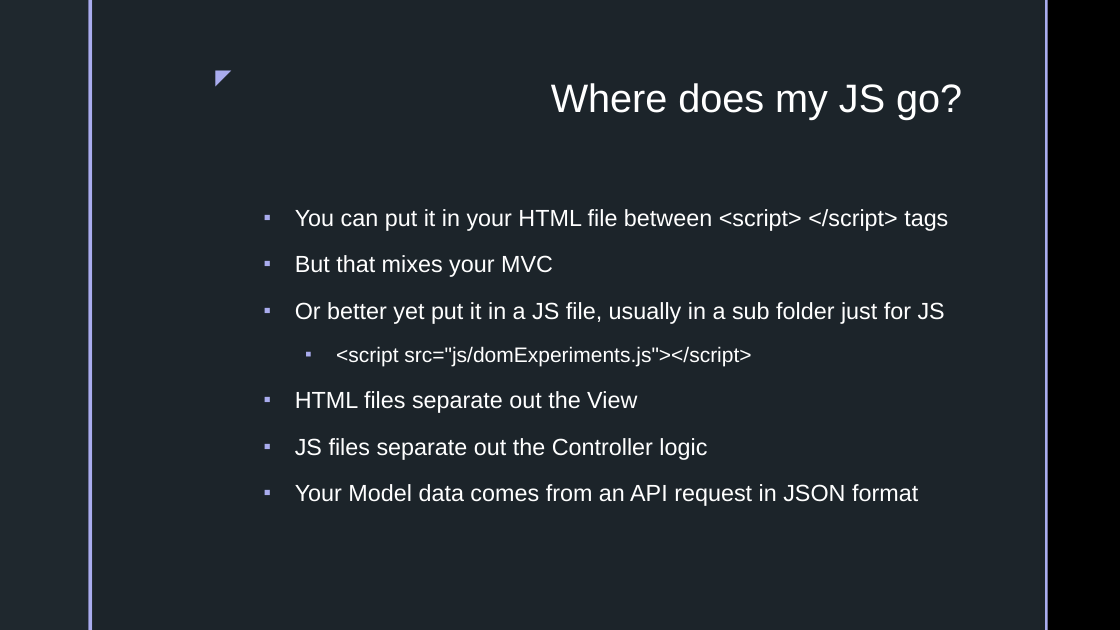
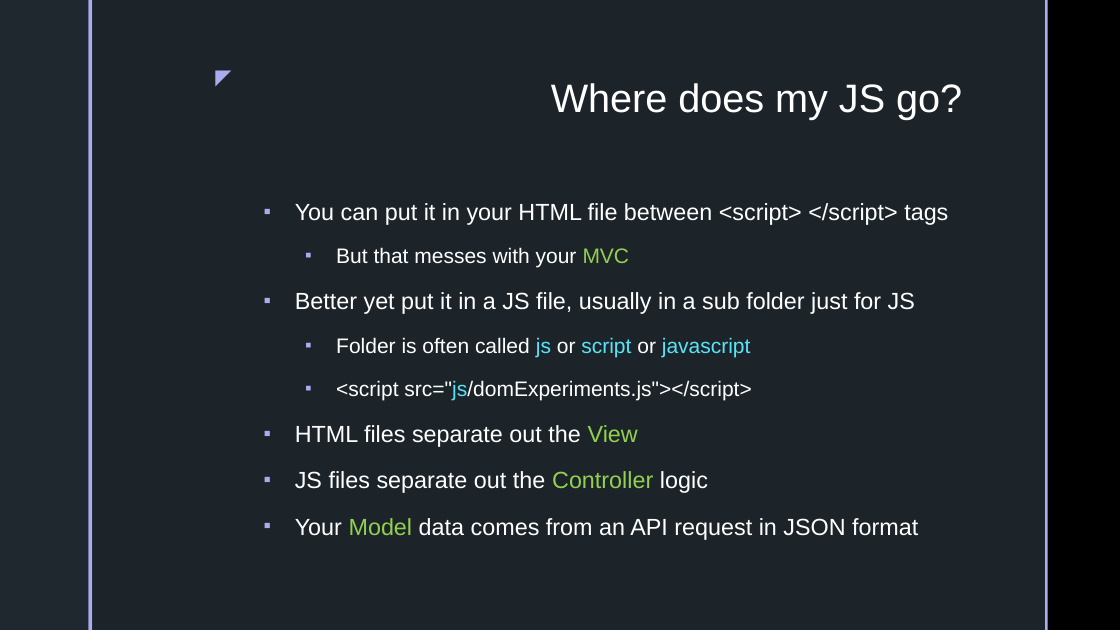
Before and after one commit to gtjames/3420-Presentations, a slide deck: slide 4 of Week 05 - JavaScript.pptx. Drawn at 1120x630 pixels with LibreOffice and Linux fonts; fonts in the diff are those of the drawing; background and template pictures are left out. Boxes give left, top, right and bottom in pixels: in the first picture for what was removed or moved away, otherwise in the second. Text is boxed around its words. In the diff, an @@ line names an element or a change of style, - is before the commit and + after.

```diff
--- a/Week 05 - JavaScript.pptx
+++ b/Week 05 - JavaScript.pptx
@@ text at (295, 247, 915, 357): text changed; size 20 to 18 pt @@
-▪ But that mixes your MVC
-▪ Or better yet put it in a JS file, usually in a sub folder just for JS
+  ▪ But that messes with your MVC
+▪ Better yet put it in a JS file, usually in a sub folder just for JS
+  ▪ Folder is often called js or script or javascript
@@ text at (295, 380, 918, 540): text colour #FFFFFF to #58E4F7 in "src="js/domExperiments.js"></script>"; text colour #FFFFFF to #92D050 in "View", "Controller", "Model" @@
```
Also in this commit, not shown: 13 other slides changed, 1 slide added, 7 slides removed, 11 other files.
